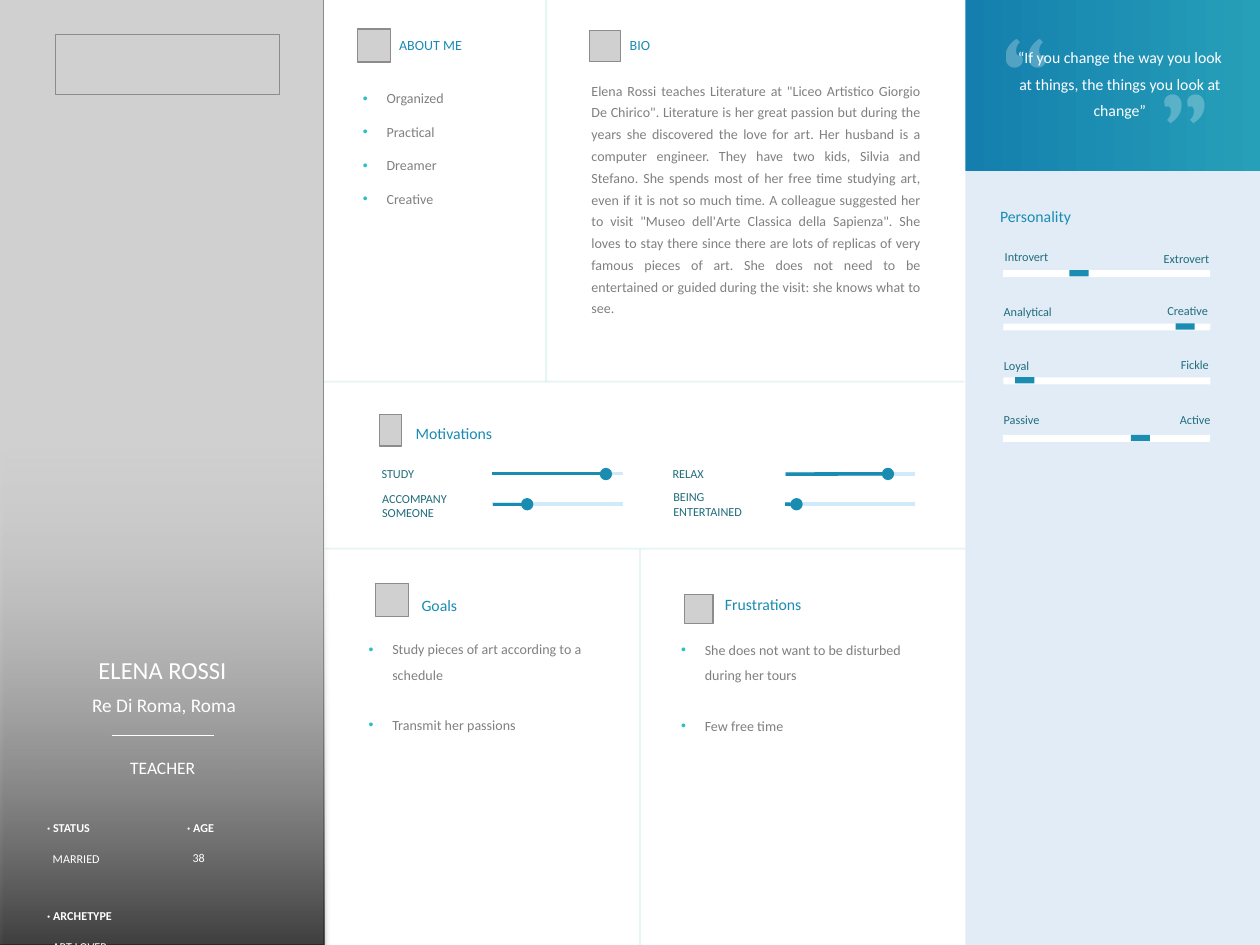
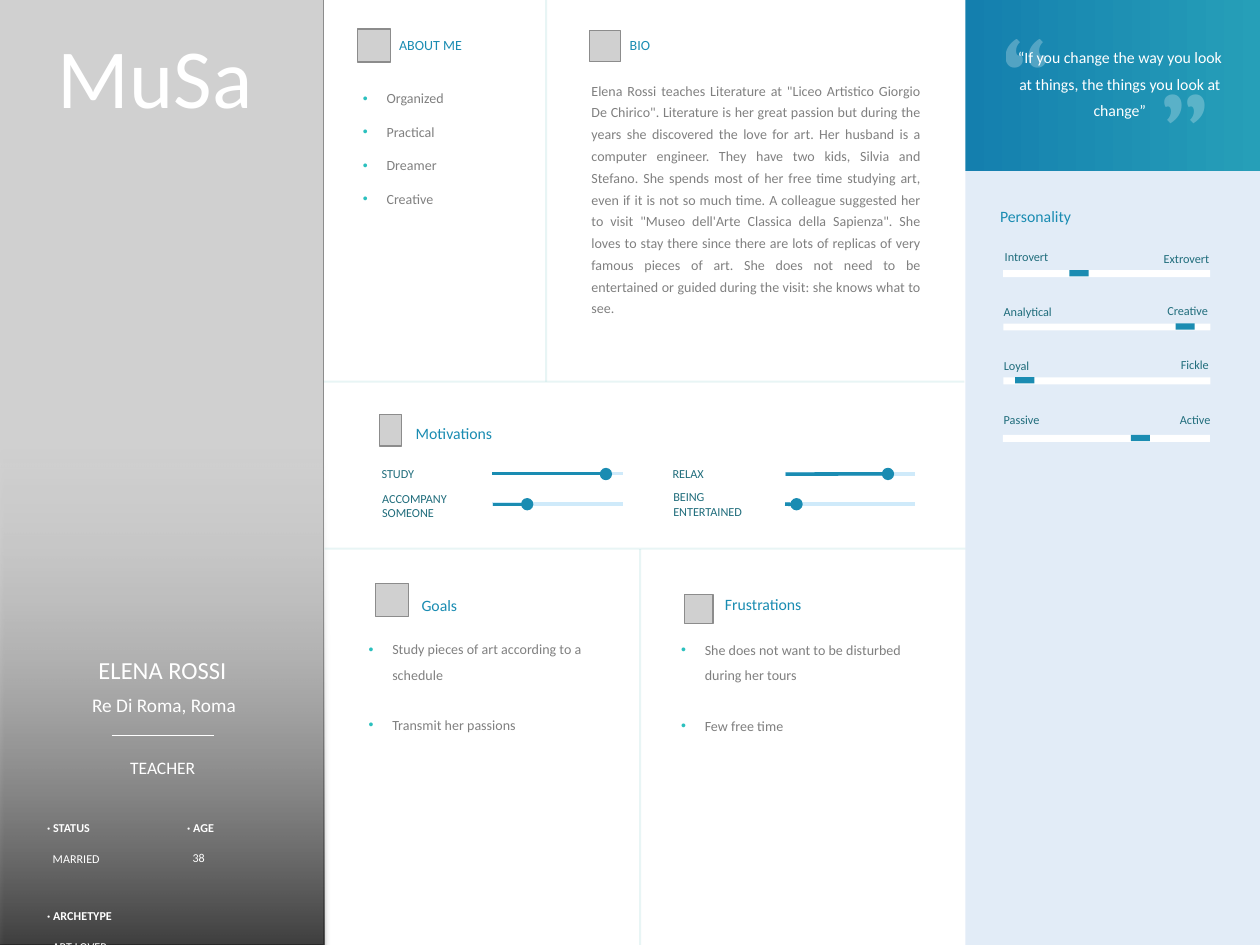
Before and after one commit to stefanofoti/musa, a slide deck: slide 3 of docs/src/personas/personas.pptx. Drawn at 1260x945 pixels with LibreOffice and Linux fonts; fonts in the diff are those of the drawing; grey boxes stand for pictures. Boxes give left, top, right and bottom in pixels: in the first picture for what was removed or moved away, otherwise in the second. Text is boxed around its words. In the diff, an @@ line names an element or a change of style, - is before the commit and + after.

```diff
--- a/docs/src/personas/personas.pptx
+++ b/docs/src/personas/personas.pptx
@@ picture removed at (55,34,280,94) @@
@@ text added at (58,54,253,108), 48 pt, text #FFFFFF @@
+MuSa
```
Also in this commit, not shown: 2 other slides changed, 3 other files.
